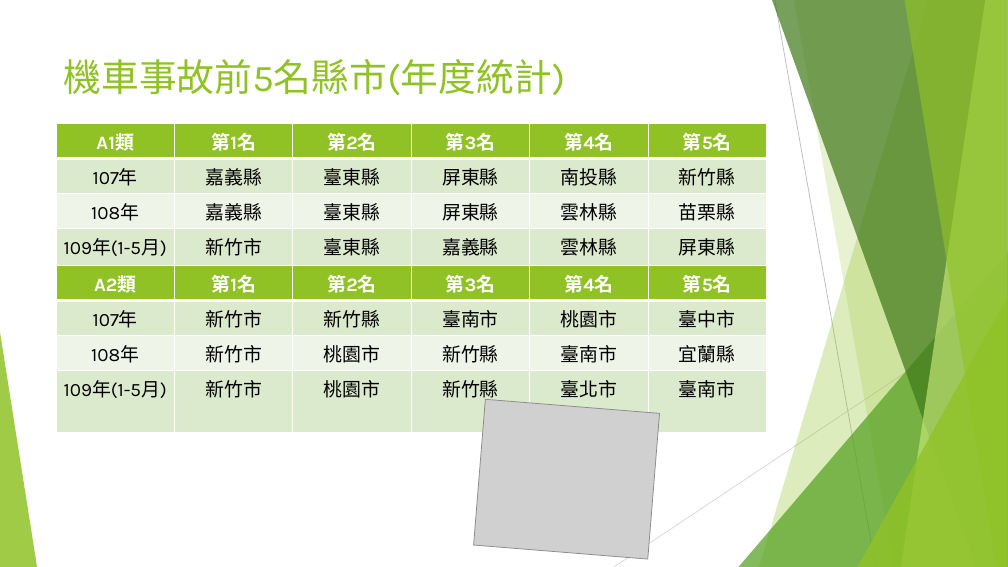
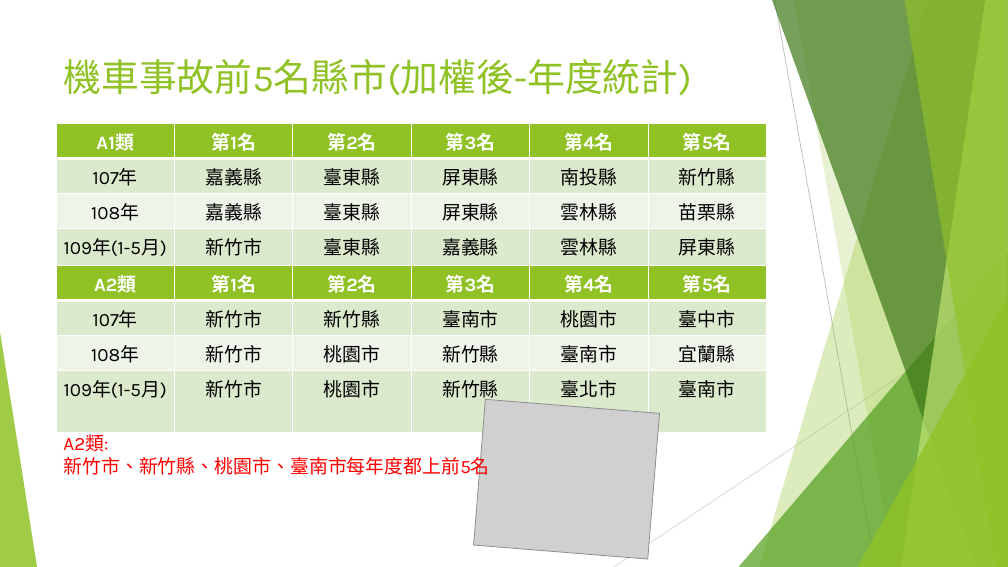
Before and after one commit to ooxx2500/python-sql-for-test, a slide deck: slide 11 of python/專題報告/專題報告-台灣交通事故.pptx (slide 10 before the commit). Drawn at 1008x567 pixels with LibreOffice and Linux fonts; fonts in the diff are those of the drawing; grey boxes stand for pictures. Boxes give left, top, right and bottom in pixels: in the first picture for what was removed or moved away, otherwise in the second. Text is boxed around its words. In the diff, an @@ line names an element or a change of style, - is before the commit and + after.

```diff
--- a/python/專題報告/專題報告-台灣交通事故.pptx
+++ b/python/專題報告/專題報告-台灣交通事故.pptx
@@ title at (64,59,692,95): text changed @@
-機車事故前5名縣市(年度統計)
+機車事故前5名縣市(加權後-年度統計)
@@ text added at (63,434,489,478), 18 pt, text #FF0000 @@
+A2類:
+新竹市、新竹縣、桃園市、臺南市每年度都上前5名
```
Also in this commit, not shown: 5 other slides changed, 1 slide added, 2 other files.
